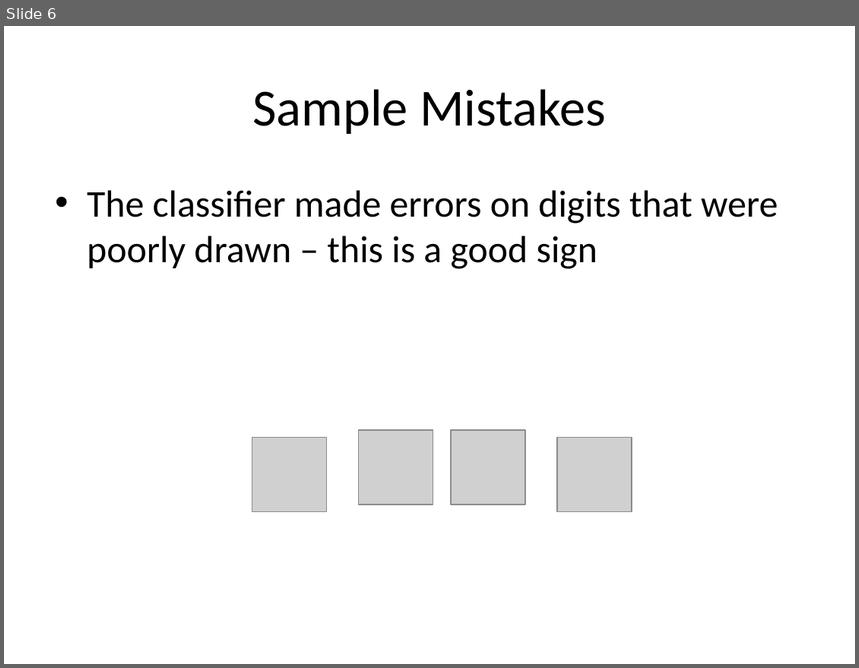
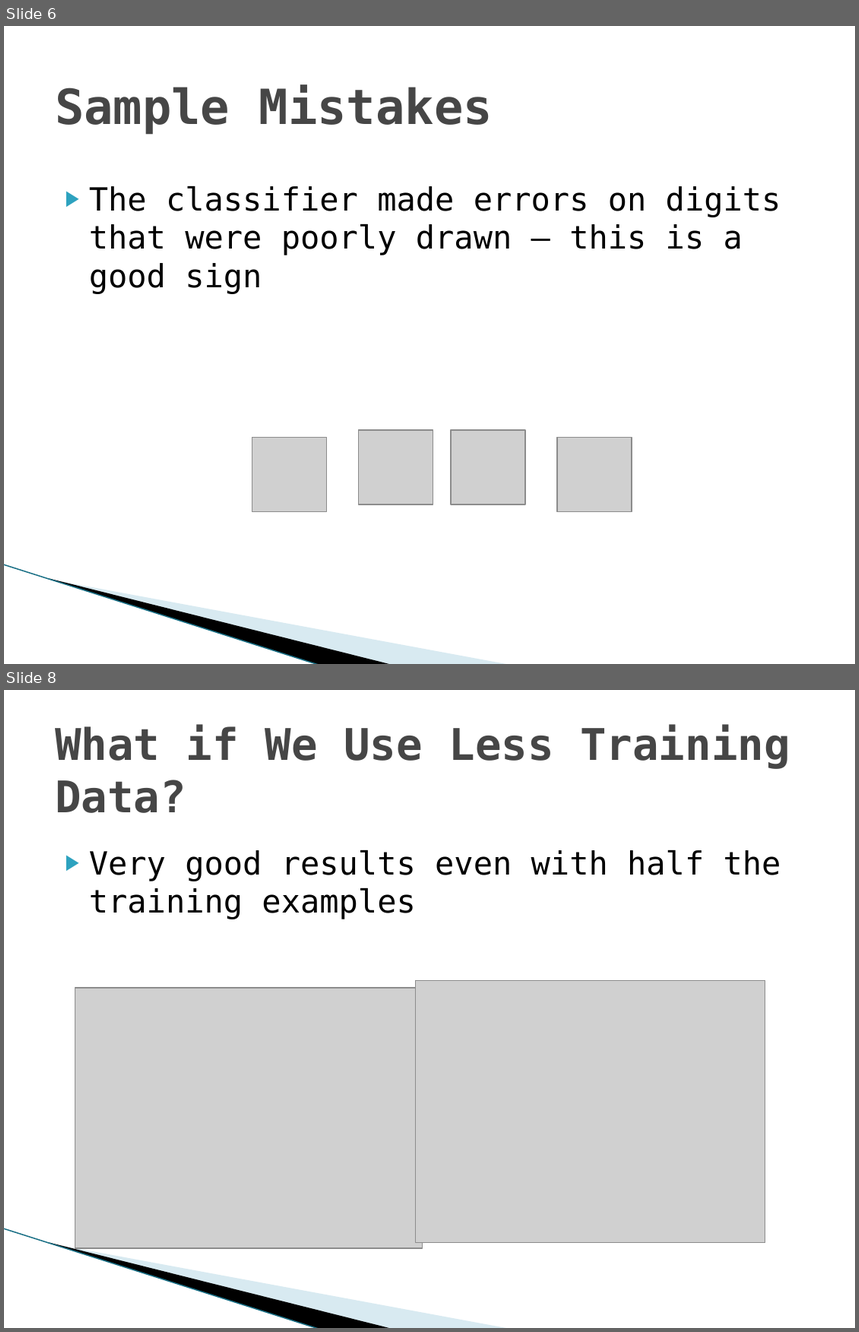
Before and after one commit to cheelan/Handwriting, a slide deck: Handwritten Digit Recognition.pptx. Shown one above the other, each under a label of ours: slide 6 before the commit, slides 6 and 8 after it; the slides between them are not shown. The pictures are 859x668 and 859x1332 pixels, drawn with LibreOffice and Linux fonts; fonts in the diff are those of the drawing; grey boxes stand for pictures; background and template pictures are left out. Boxes give left, top, right and bottom in pixels: in the first picture for what was removed or moved away, otherwise in the second. Text is boxed around its words. In the diff, an @@ line names an element or a change of style, - is before the commit and + after.

```diff
--- a/Handwritten Digit Recognition.pptx
+++ b/Handwritten Digit Recognition.pptx
@@ slide 8 added at bbox=[4, 690, 855, 1328], background #FFFFFF; not listed: 3 template elements that a slide beside it also shows @@
@@ title added at bbox=[55, 724, 790, 813], 36.9 pt, text #464646, bold @@
+What if We Use Less Training Data?
@@ text added at bbox=[89, 850, 781, 920], 27 pt, text #000000 @@
+▶ Very good results even with half the training examples
@@ picture added at bbox=[415, 981, 765, 1243] @@
@@ picture added at bbox=[75, 988, 422, 1249] @@
@@ slide 6 changed as well @@
@@ title "Sample Mistakes" at bbox=[55, 85, 493, 134]: size 44 to 41 pt, font Calibri to DejaVu Sans Mono, text colour #000000 to #464646, bold on; alignment centre to left @@
@@ text "The classifier made errors on ..." at bbox=[89, 186, 781, 294]: size 32 to 27 pt, font Calibri to DejaVu Sans Mono; bullet • to ▶; less space between paragraphs @@
@@ line added from (4, 565) to (320, 664), #97C5D8 0.95 pt @@
@@ freeform shape added at bbox=[49, 579, 393, 664], fill #000000 @@
@@ freeform shape added at bbox=[51, 579, 510, 664], fill #A0CBDC at 40% opacity @@
```
Also in this commit, not shown: 4 other slides changed, 3 other slides added, 1 slide removed, 4 other files.
